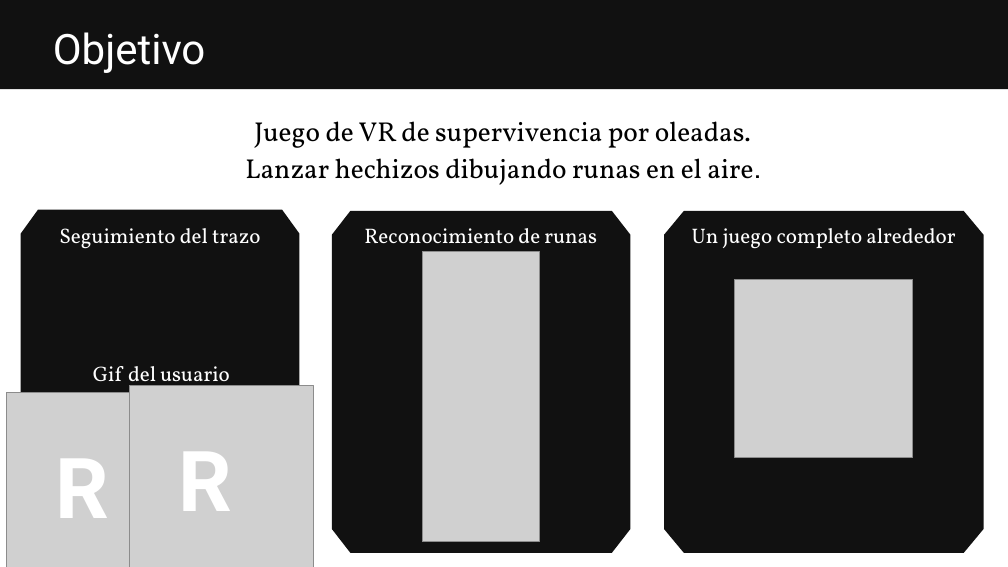
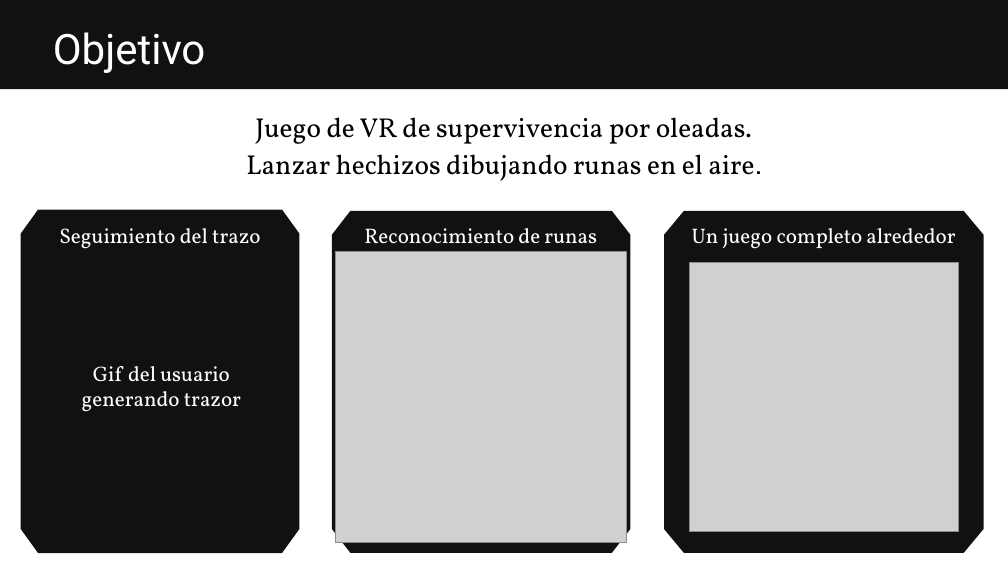
Before and after one commit to felipetourn/RuneArena, a slide deck: slide 3 of Presentacion/RuneArena.pptx. Drawn at 1008x567 pixels with LibreOffice and Linux fonts; fonts in the diff are those of the drawing; grey boxes stand for pictures. Boxes give left, top, right and bottom in pixels: in the first picture for what was removed or moved away, otherwise in the second. Text is boxed around its words. In the diff, an @@ line names an element or a change of style, - is before the commit and + after.

```diff
--- a/Presentacion/RuneArena.pptx
+++ b/Presentacion/RuneArena.pptx
@@ text "Juego de VR de supervivencia ...": place and size @@
-text "Juego de VR de supervivencia ..." at <box>245,121,753,185</box>
+text "Juego de VR de supervivencia ..." at <box>246,117,754,181</box>
@@ picture added at <box>336,252,627,543</box> @@
@@ picture removed at <box>422,252,539,542</box> @@
@@ picture added at <box>690,263,958,532</box> @@
@@ picture removed at <box>735,280,913,457</box> @@
@@ picture removed at <box>129,386,314,567</box> @@
@@ picture removed at <box>7,392,191,567</box> @@
@@ text removed at <box>56,459,110,518</box> @@
-R
@@ text removed at <box>178,452,232,511</box> @@
-R
```
Also in this commit, not shown: 2 other slides changed, 12 slides added, 3 slides removed, 2 other files.
